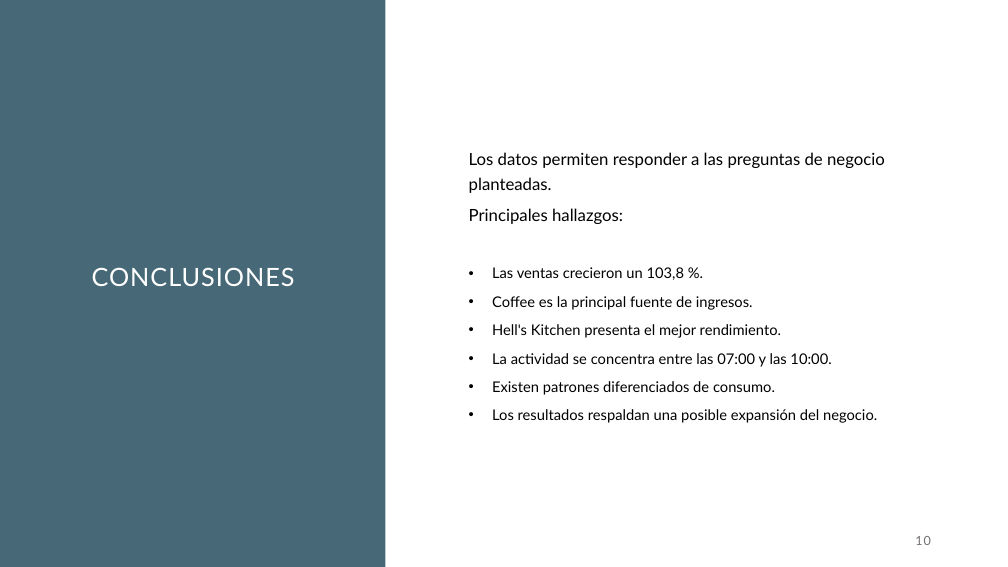
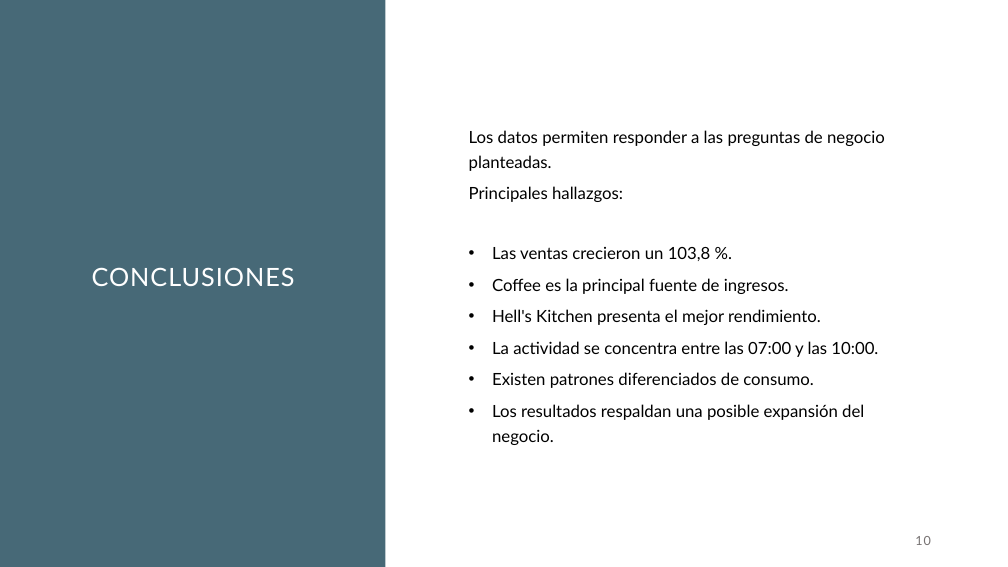
Before and after one commit to EliasHernandezBar/Proyecto-Final, a slide deck: slide 10 of Presentación/Presentación.pptx. Drawn at 1008x567 pixels with LibreOffice and Linux fonts; fonts in the diff are those of the drawing. Boxes give left, top, right and bottom in pixels: in the first picture for what was removed or moved away, otherwise in the second. Text is boxed around its words. In the diff, an @@ line names an element or a change of style, - is before the commit and + after.

```diff
--- a/Presentación/Presentación.pptx
+++ b/Presentación/Presentación.pptx
@@ text at [492, 247, 878, 445]: size 14 to 16 pt in "Las ventas crecieron un 103,8 %.", "Coffee es la principal fuente de ingresos.", "Hell's Kitchen presenta el mejor rendimiento.", "La actividad se concentra entre las 07:00 ..." and 2 more places @@
```
Also in this commit, not shown: 5 other slides changed, 2 other files.
